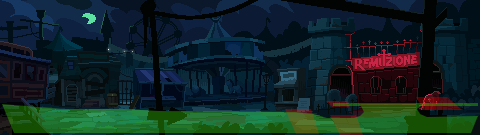
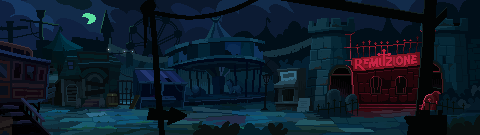
Layers edited between the first and the second (480, 135) image:
hid group "Areas" (6 layers) over box(2, 97, 478, 135)
